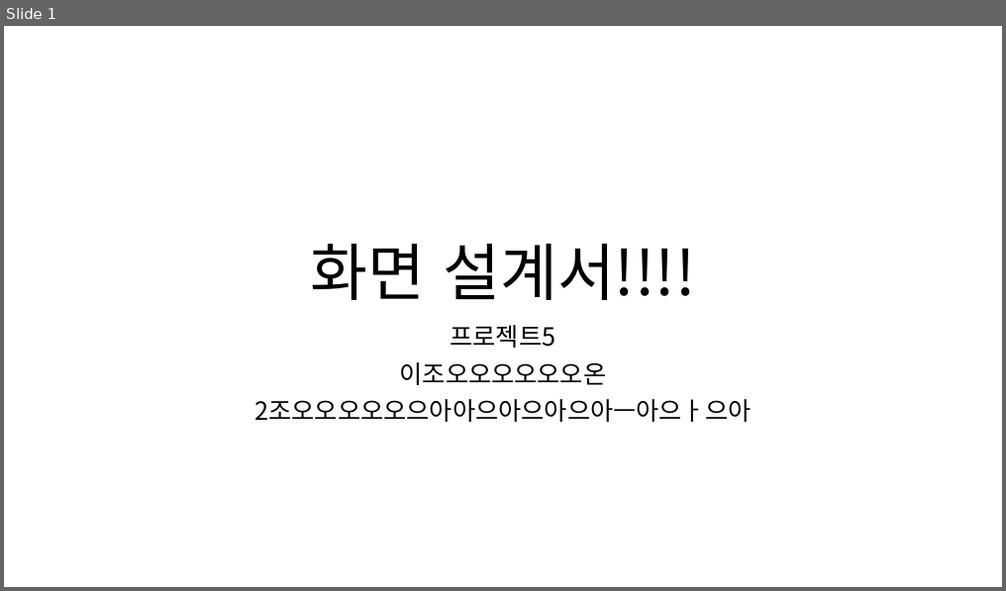
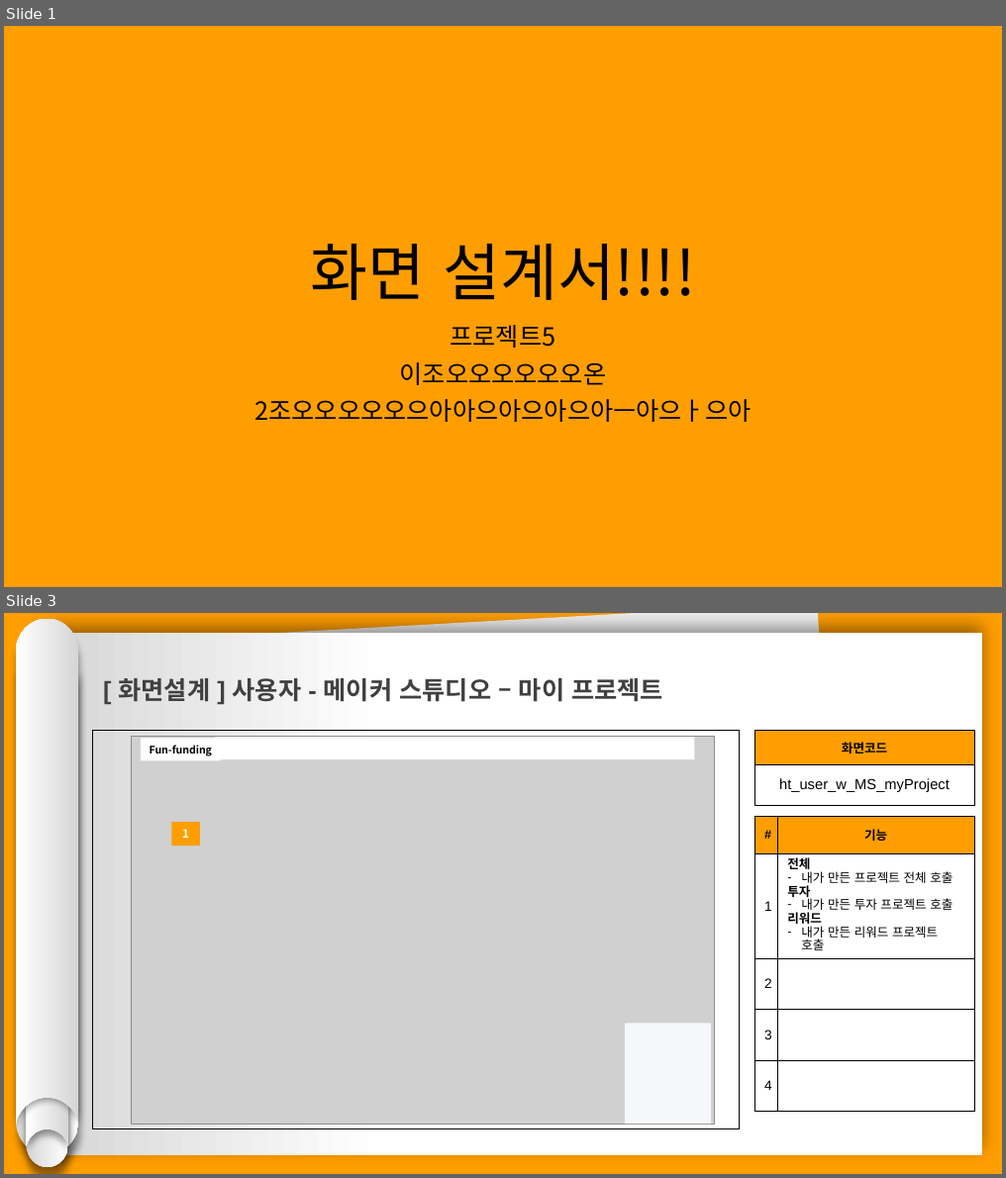
Before and after one commit to hhsw07/ezen-academy-projects, a slide deck: 0 발표용 파워포인트/0508 1차발표/0508 project06 - 파워포인트 - 현태.pptx. Shown one above the other, each under a label of ours: slide 1 before the commit, slides 1 and 3 after it; the slides between them are not shown. The pictures are 1006x591 and 1006x1178 pixels, drawn with LibreOffice and Linux fonts; fonts in the diff are those of the drawing; grey boxes stand for pictures. Boxes give left, top, right and bottom in pixels: in the first picture for what was removed or moved away, otherwise in the second. Text is boxed around its words. In the diff, an @@ line names an element or a change of style, - is before the commit and + after.

```diff
--- a/0 발표용 파워포인트/0508 1차발표/0508 project06 - 파워포인트 - 현태.pptx
+++ b/0 발표용 파워포인트/0508 1차발표/0508 project06 - 파워포인트 - 현태.pptx
@@ slide 3 added at box(4, 613, 1002, 1174), background #FF9E00 @@
@@ group added at box(16, 619, 79, 1167): 4 freeform shapes @@
@@ rectangle added at box(48, 633, 983, 1156), fill gradient #FFFFFF to #D7D7D7 @@
@@ rectangle added at box(58, 613, 846, 1154), fill #F2F2F2 @@
@@ text added at box(119, 678, 663, 702), 24 pt, text #404040, bold @@
+[ 화면설계 ] 사용자 - 메이커 스튜디오 – 마이 프로젝트
@@ rectangle added at box(92, 731, 739, 1130), outline #000000 0.75 pt @@
@@ table added at box(754, 731, 975, 805), 2 rows, 1 columns @@
+화면코드
+ht_user_w_MS_myProject
@@ group added at box(131, 736, 714, 1124): 3 rectangles, 1 picture @@
+Fun-funding
@@ table added at box(754, 816, 975, 1139), 5 rows, 2 columns @@
+# | 기능
+1 | 전체 / 내가 만든 프로젝트 전체 호출 / 투자 / 내가 만든 투자 프로젝트 호출 / 리워드 / 내가 만든 리워드 프로젝트 호출
+2 | 
+3 | 
+4 | 
@@ rectangle added at box(171, 822, 200, 846), fill #FF9E00, 11 pt, text #FFFFFF, bold @@
+1
@@ rectangle added at box(679, 1023, 737, 1096), fill #FFFFFF @@
@@ slide 1 changed as well @@
@@ background #FFFFFF to #FF9E00 @@
```
Also in this commit, not shown: 11 other slides added.
